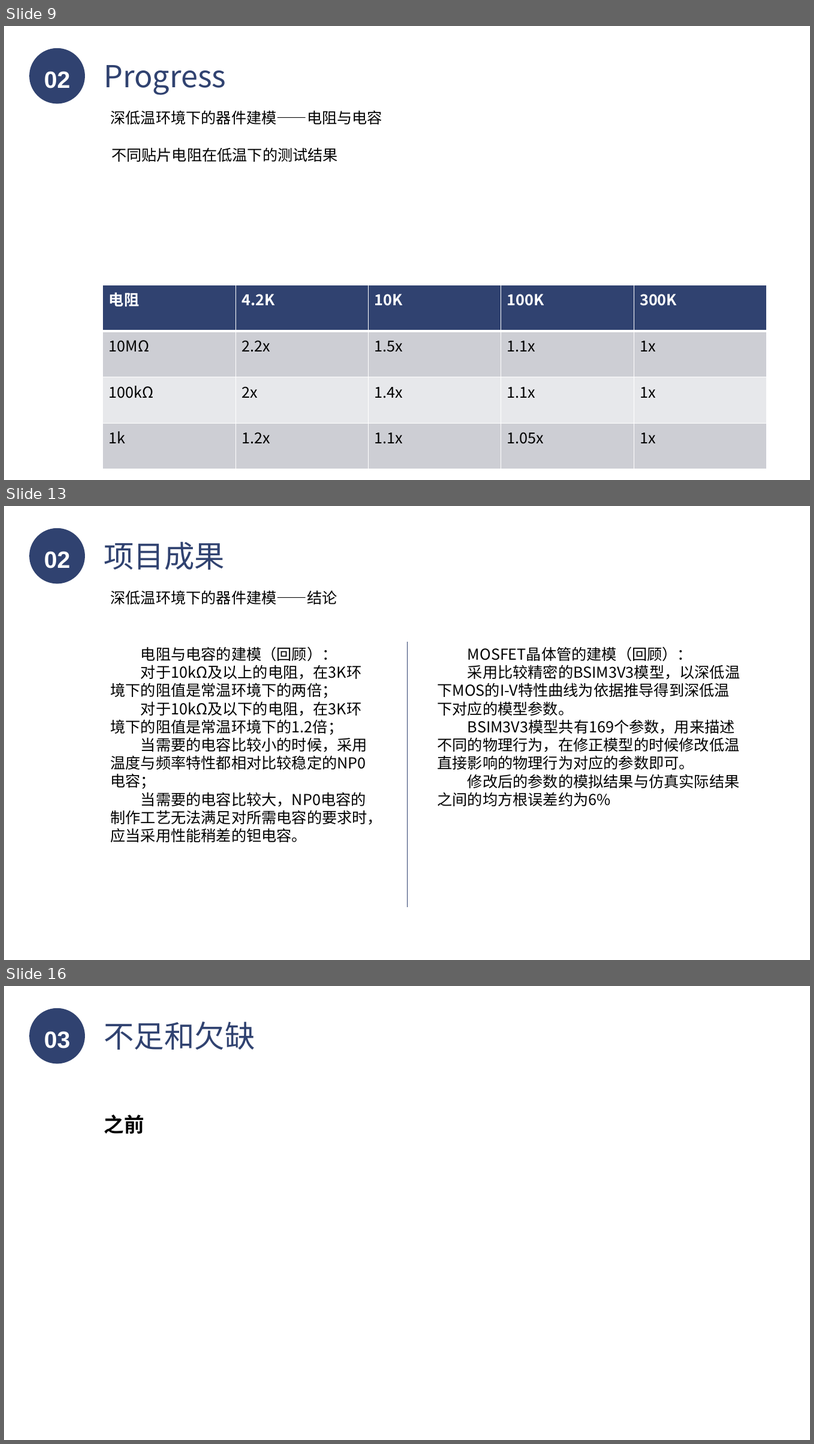
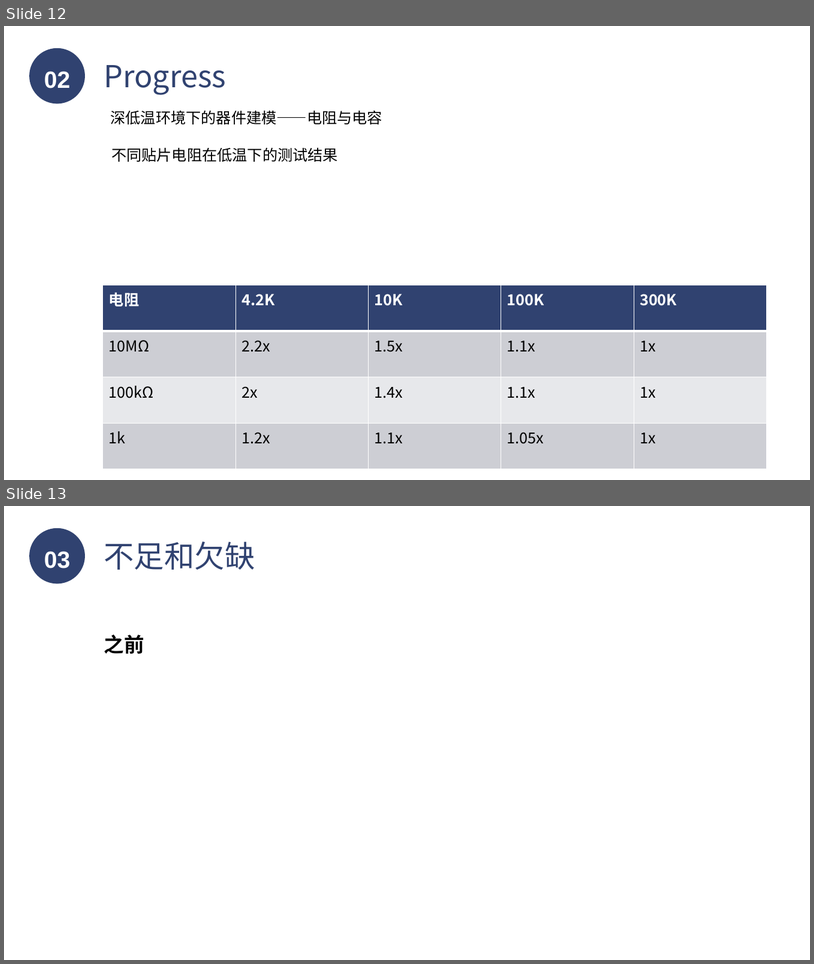
Before and after one commit to LukeLIN-web/distrubuted-ML-system, a slide deck: final report.pptx. Shown one above the other, each under a label of ours: slides 9, 13 and 16 before the commit, slides 12 and 13 after it; the slides between them are not shown. The pictures are 814x1444 and 814x964 pixels, drawn with LibreOffice and Linux fonts; fonts in the diff are those of the drawing. Boxes give left, top, right and bottom in pixels: in the first picture for what was removed or moved away, otherwise in the second. Text is boxed around its words. In the diff, an @@ line names an element or a change of style, - is before the commit and + after.

```diff
--- a/final report.pptx
+++ b/final report.pptx
@@ slide 13 removed at (x1=4, y1=506, x2=810, y2=960), background #FFFFFF @@
@@ ellipse removed at (x1=29, y1=528, x2=85, y2=584) @@
-02
@@ text removed at (x1=104, y1=541, x2=225, y2=570) @@
-项目成果
@@ text removed at (x1=110, y1=590, x2=337, y2=604) @@
-深低温环境下的器件建模——结论
@@ text removed at (x1=111, y1=646, x2=368, y2=842) @@
-电阻与电容的建模（回顾）：
-对于10kΩ及以上的电阻，在3K环境下的阻值是常温环境下的两倍；
-对于10kΩ及以下的电阻，在3K环境下的阻值是常温环境下的1.2倍；
-当需要的电容比较小的时候，采用温度与频率特性都相对比较稳定的NP0电容；
-当需要的电容比较大，NP0电容的制作工艺无法满足对所需电容的要求时，应当采用性能稍差的钽电容。
@@ line removed from (408, 642) to (408, 907) @@
@@ text removed at (x1=437, y1=646, x2=740, y2=806) @@
-MOSFET晶体管的建模（回顾）：
-采用比较精密的BSIM3V3模型，以深低温下MOS的I-V特性曲线为依据推导得到深低温下对应的模型参数。
-BSIM3V3模型共有169个参数，用来描述不同的物理行为，在修正模型的时候修改低温直接影响的物理行为对应的参数即可。
-修改后的参数的模拟结果与仿真实际结果之间的均方根误差约为6%
@@ what was slide 9 is now slide 12 @@
@@ what was slide 16 is now slide 13 @@
```
Also in this commit, not shown: 2 slides changed, 5 slides added, 7 other slides removed, 9 other files.
